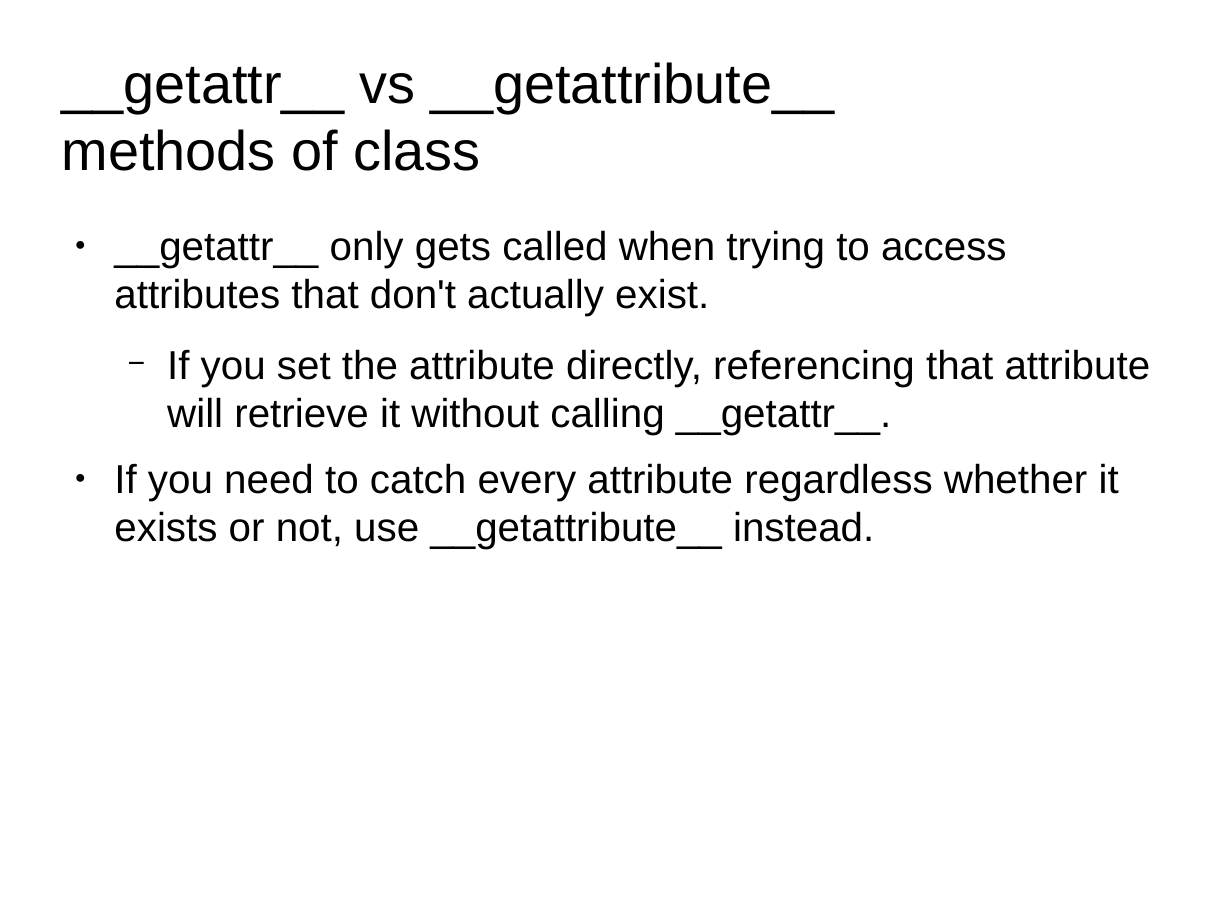
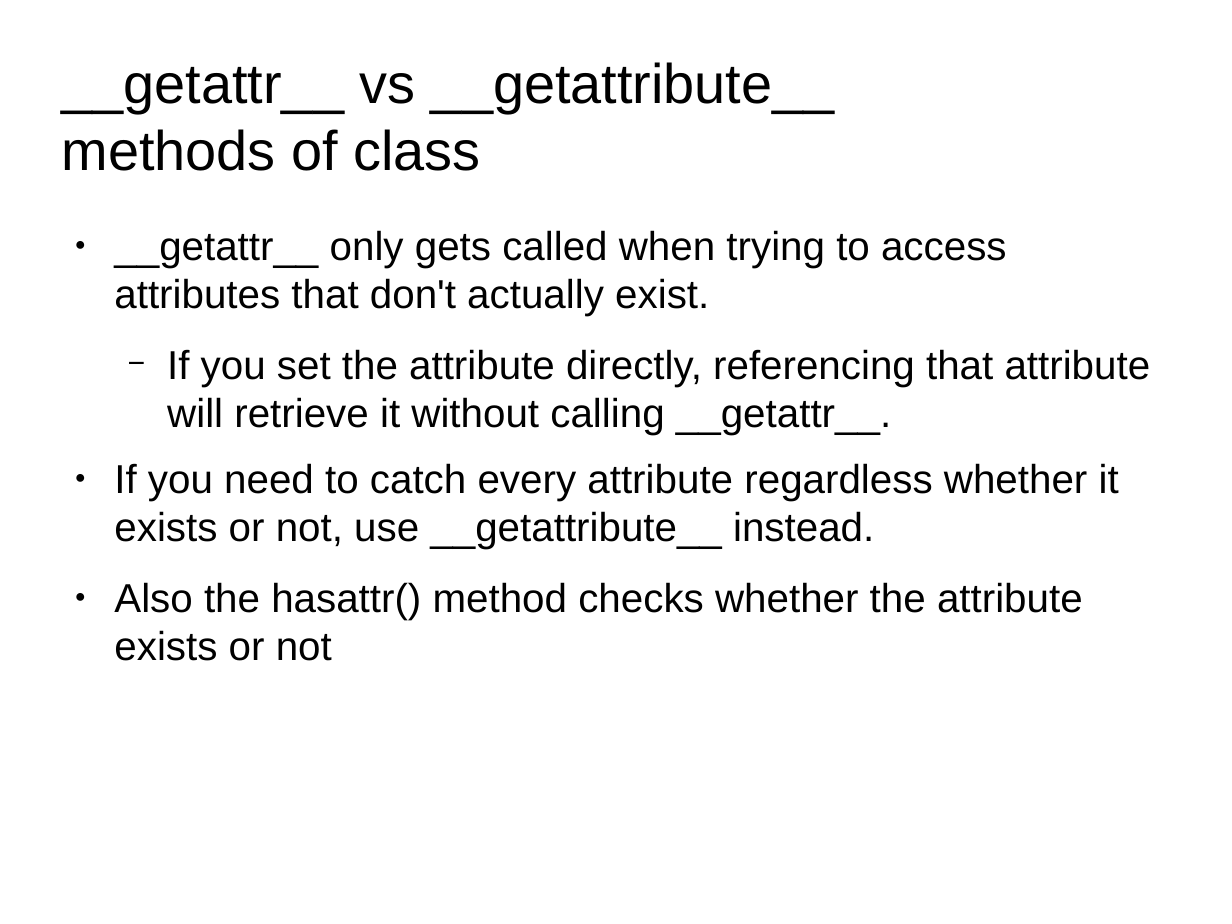
Before and after one commit to shikha-desai/Internship_PreWork, a slide deck: slide 61 of Python/Python_Notes.odp (slide 58 before the commit). Drawn at 1232x924 pixels with LibreOffice and Linux fonts; fonts in the diff are those of the drawing; background and template pictures are left out. Boxes give left, top, right and bottom in pixels: in the first picture for what was removed or moved away, otherwise in the second. Text is boxed around its words. In the diff, an @@ line names an element or a change of style, - is before the commit and + after.

```diff
--- a/Python/Python_Notes.odp
+++ b/Python/Python_Notes.odp
@@ text at <box>114,582,1083,661</box>: paragraph added @@
+● Also the hasattr() method checks whether the attribute exists or not
```
Also in this commit, not shown: 5 slides added, 4 other files.
